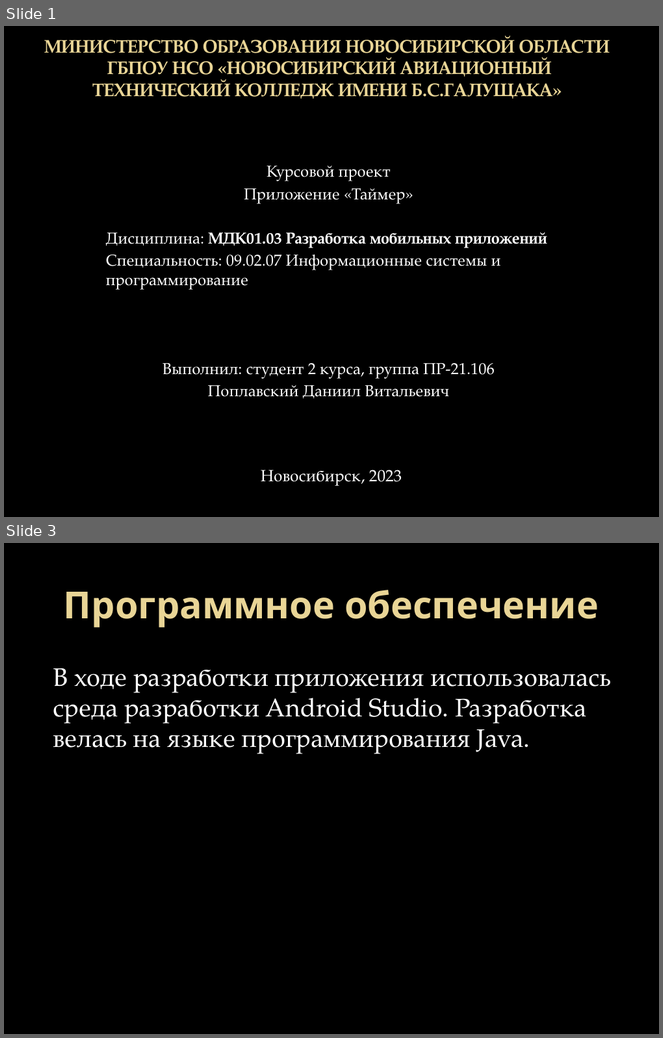
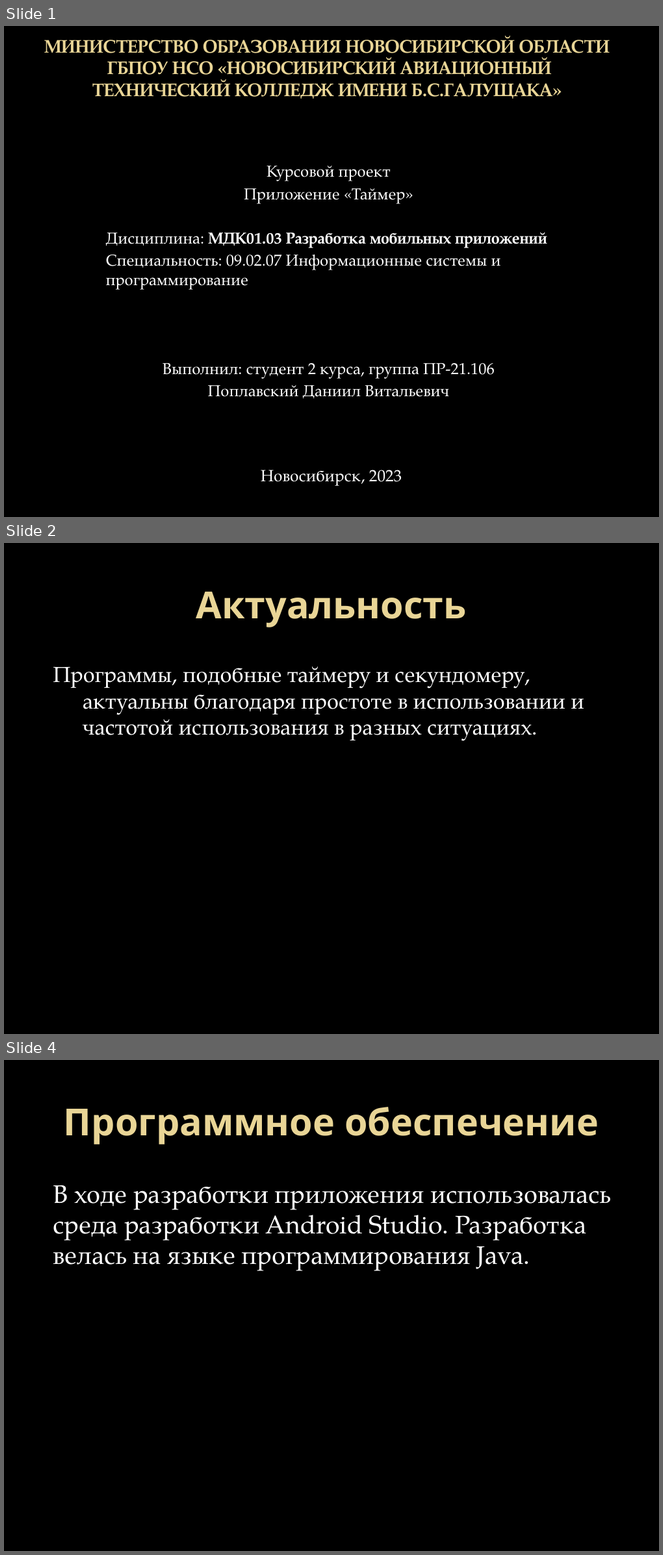
Before and after one commit to SteelySakura/Timer-Stopwatch, a slide deck: Курсовой проект.pptx. Shown one above the other, each under a label of ours: slides 1 and 3 before the commit, slides 1, 2 and 4 after it; the slides between them are not shown. The pictures are 663x1038 and 663x1555 pixels, drawn with LibreOffice and Linux fonts; fonts in the diff are those of the drawing; background and template pictures are left out. Boxes give left, top, right and bottom in pixels: in the first picture for what was removed or moved away, otherwise in the second. Text is boxed around its words. In the diff, an @@ line names an element or a change of style, - is before the commit and + after.

```diff
--- a/Курсовой проект.pptx
+++ b/Курсовой проект.pptx
@@ slide 2 added at (x1=4, y1=543, x2=659, y2=1034), background picture (left out) @@
@@ title added at (x1=196, y1=592, x2=467, y2=627), 41 pt, text gradient #EAD696 to #E7D081, bold @@
+Актуальность
@@ text added at (x1=53, y1=667, x2=584, y2=741), 24 pt, text #FFFFFF @@
+Программы, подобные таймеру и секундомеру, актуальны благодаря простоте в использовании и частотой использования в разных ситуациях.
@@ what was slide 3 is now slide 4 @@
```
Also in this commit, not shown: 1 slide changed.
